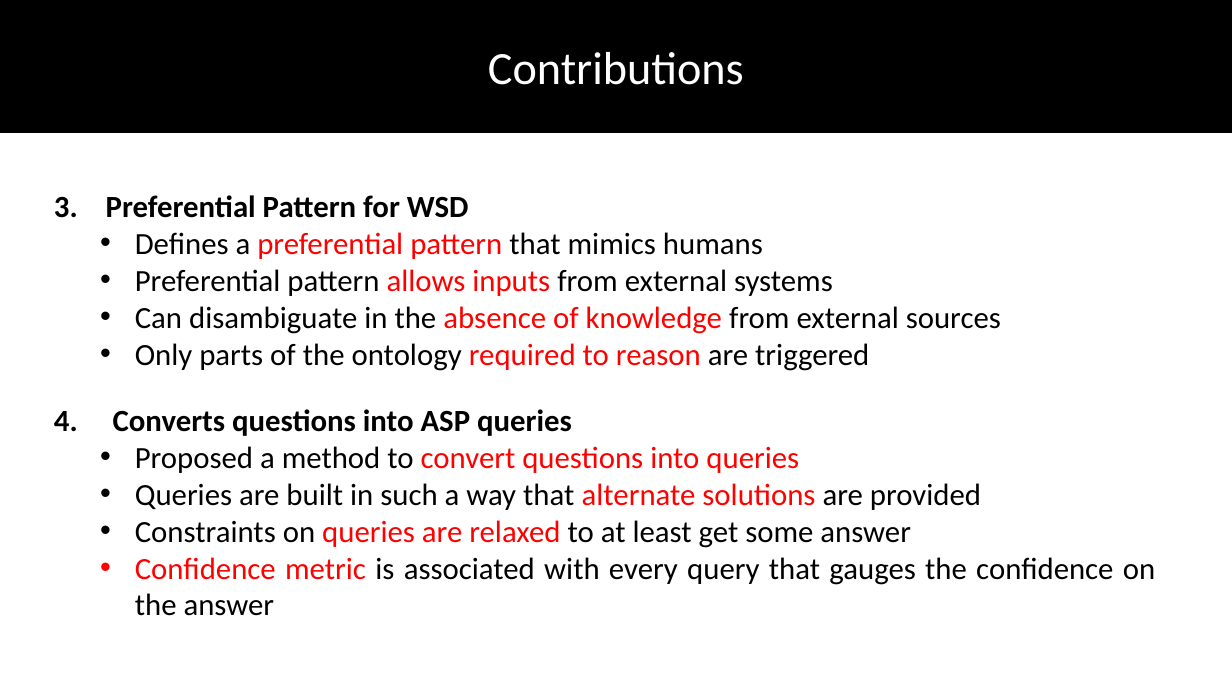
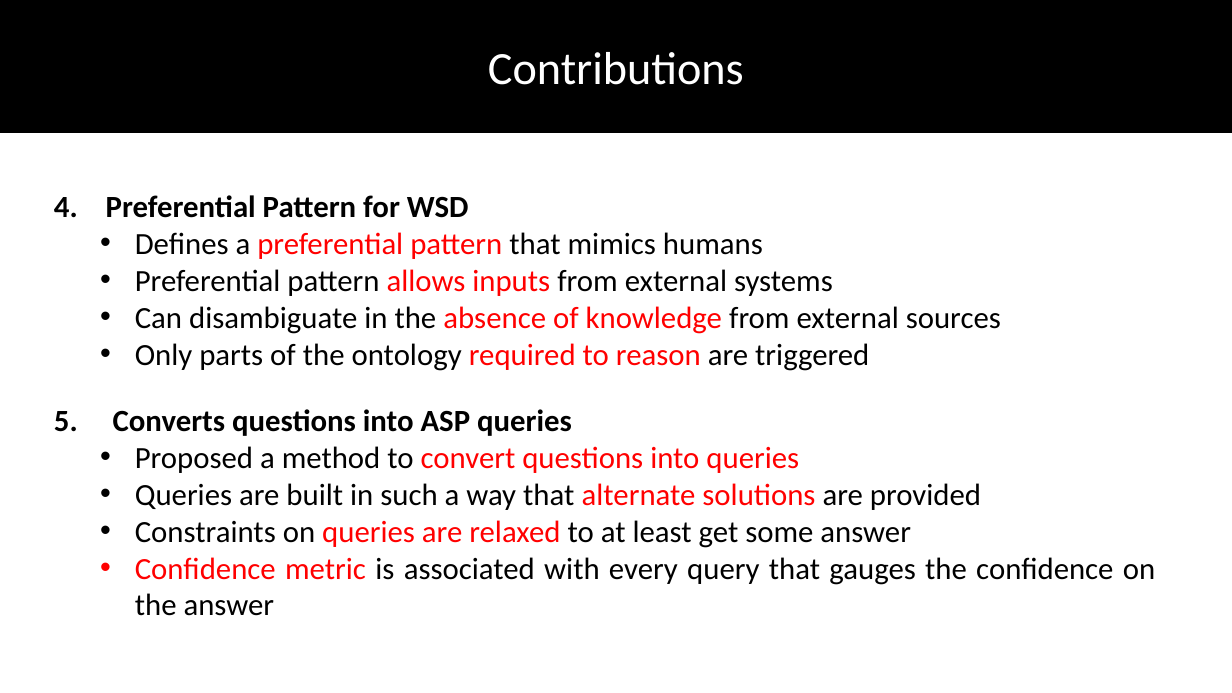
Before and after one commit to DhruvaPendharkar/thesis-project, a slide deck: slide 101 of Notes/ThesisPresentation.pptx (slide 99 before the commit). Drawn at 1232x693 pixels with LibreOffice and Linux fonts; fonts in the diff are those of the drawing. Boxes give left, top, right and bottom in pixels: in the first picture for what was removed or moved away, otherwise in the second. Text is boxed around its words. In the diff, an @@ line names an element or a change of style, - is before the commit and + after.

```diff
--- a/Notes/ThesisPresentation.pptx
+++ b/Notes/ThesisPresentation.pptx
@@ text at (54,195,469,218): text changed @@
-3. Preferential Pattern for WSD
+4. Preferential Pattern for WSD
@@ text at (54,409,572,436): text changed @@
-4. Converts questions into ASP queries
+5. Converts questions into ASP queries
```
Also in this commit, not shown: 11 other slides changed, 2 slides added.
